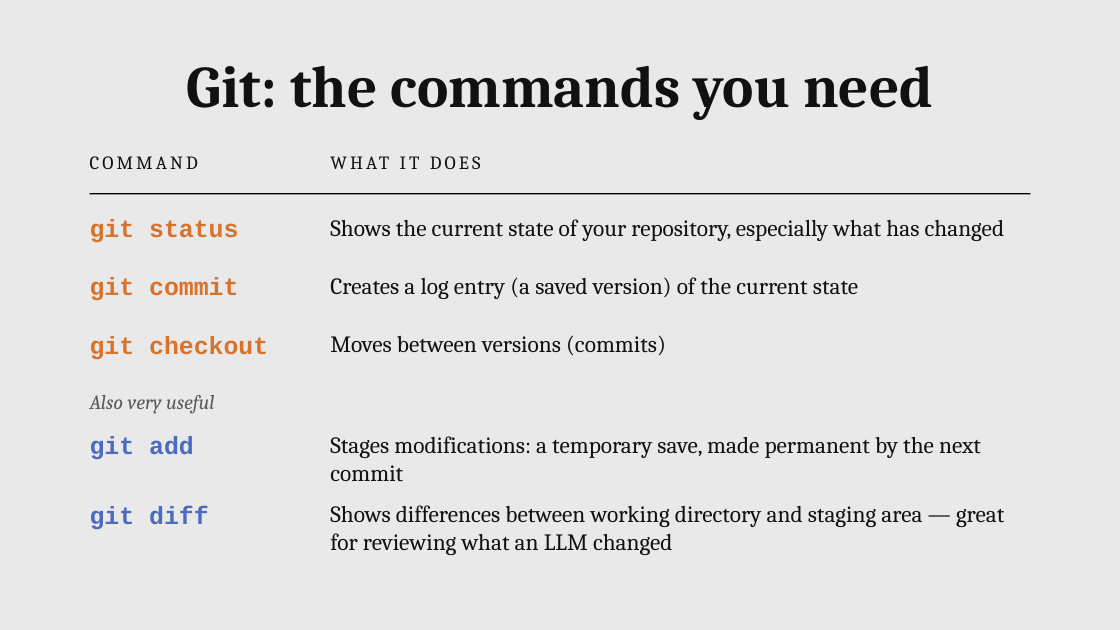
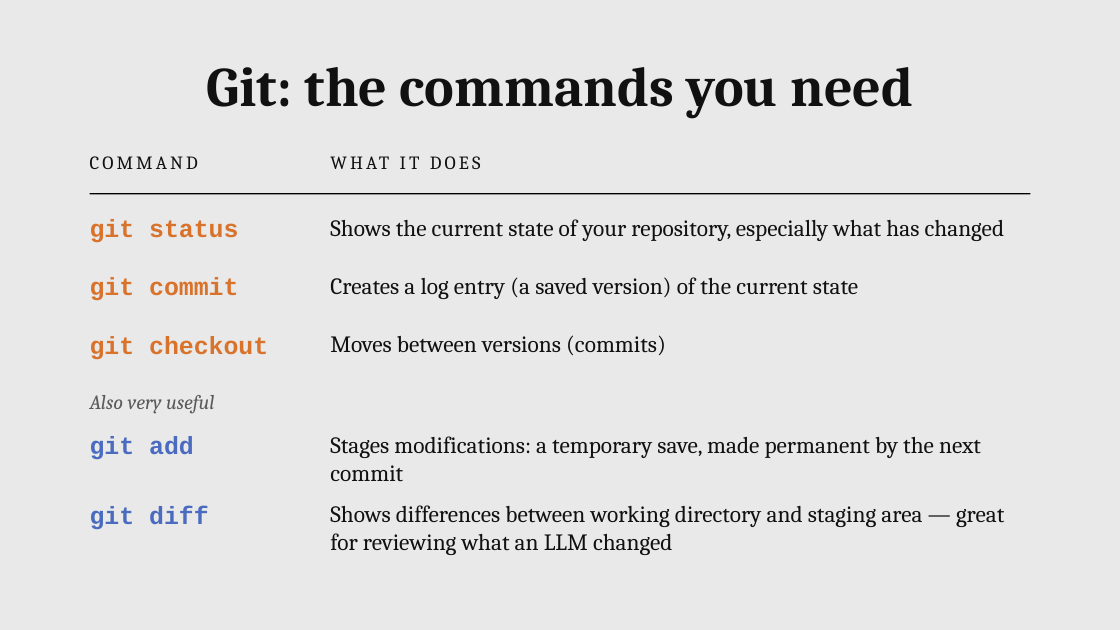
Before and after one commit to MaximeCaute/CogSupParis-Core-1, a slide deck: slide 8 of 2026-2027/S1/Session-01/Session_01_Course_introduction.odp (slide 7 before the commit). Drawn at 1120x630 pixels with LibreOffice and Linux fonts; fonts in the diff are those of the drawing. Boxes give left, top, right and bottom in pixels: in the first picture for what was removed or moved away, otherwise in the second. Text is boxed around its words. In the diff, an @@ line names an element or a change of style, - is before the commit and + after.

```diff
--- a/2026-2027/S1/Session-01/Session_01_Course_introduction.odp
+++ b/2026-2027/S1/Session-01/Session_01_Course_introduction.odp
@@ text "Git: the commands you need" at [206,67,913,119]: size 38 to 36 pt @@
```
Also in this commit, not shown: 6 other slides changed, 9 slides added, 5 slides removed.
